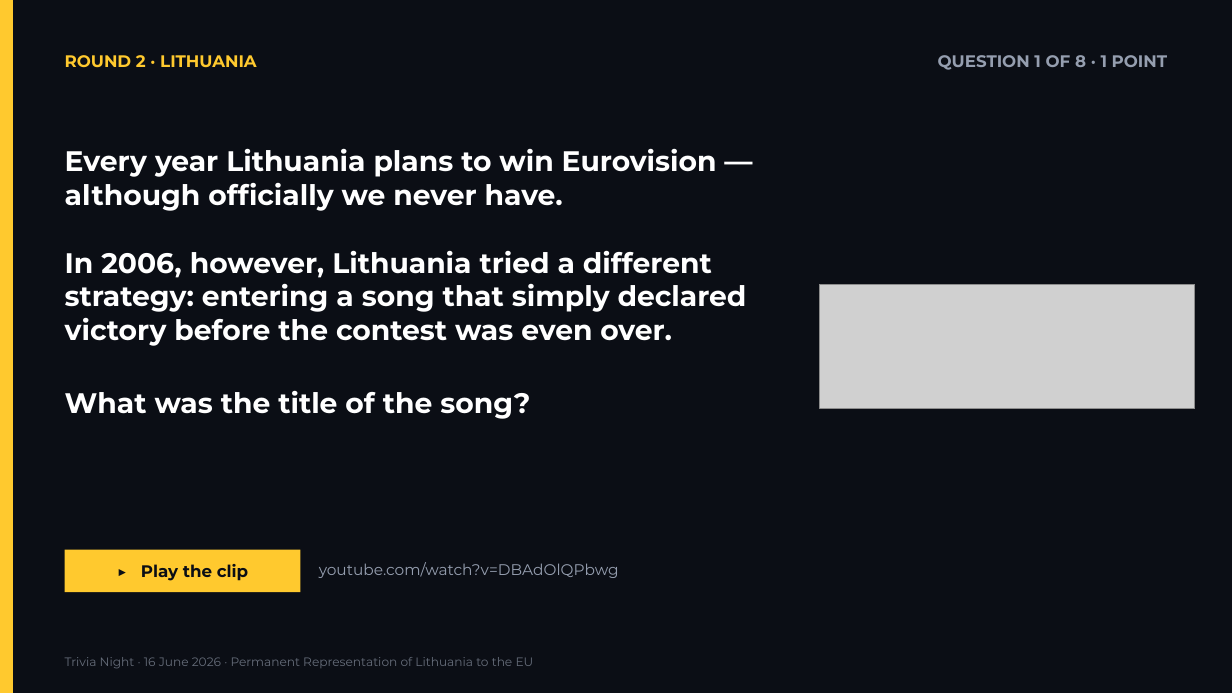
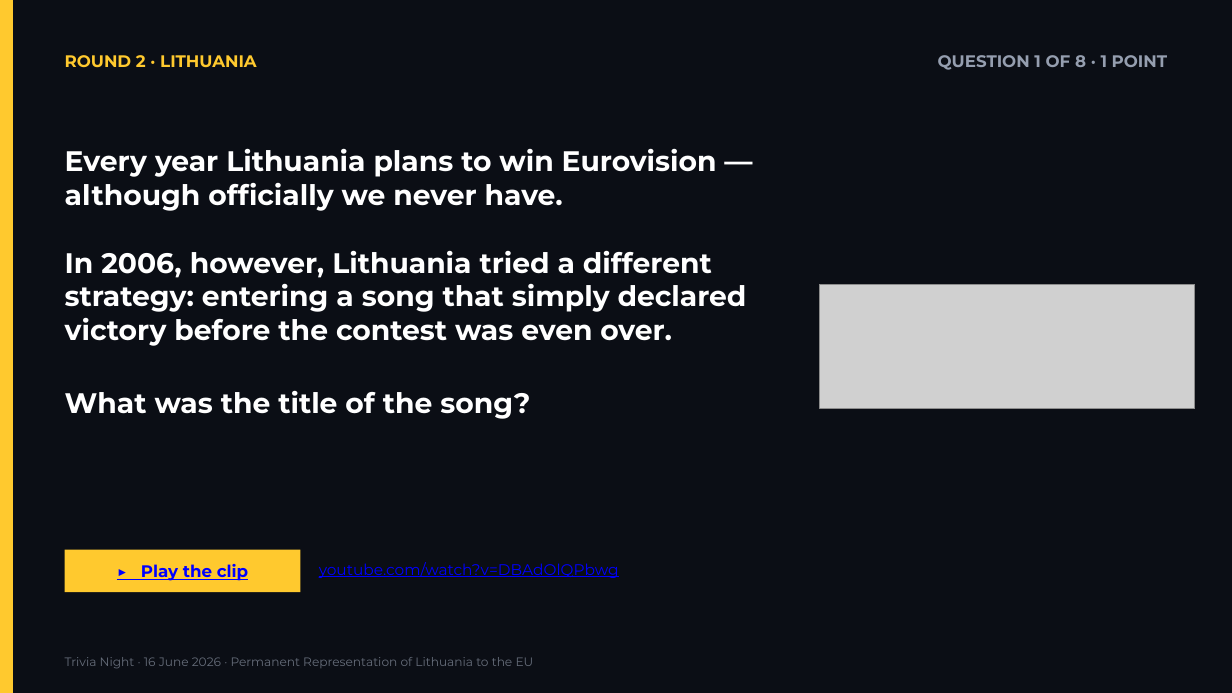
Before and after one commit to splice11/protmusis, a slide deck: slide 17 of Trivia_Night_2026-06-16.pptx. Drawn at 1232x693 pixels with LibreOffice and Linux fonts; fonts in the diff are those of the drawing; grey boxes stand for pictures. Boxes give left, top, right and bottom in pixels: in the first picture for what was removed or moved away, otherwise in the second. Text is boxed around its words. In the diff, an @@ line names an element or a change of style, - is before the commit and + after.

```diff
--- a/Trivia_Night_2026-06-16.pptx
+++ b/Trivia_Night_2026-06-16.pptx
@@ rectangle "▶ Play the clip" at box(65, 550, 300, 592): text colour #0B0E15 to #0000FF, underline on @@
@@ text "youtube.com/watch?v=DBAdOlQPbwg" at box(319, 562, 619, 578): text colour #959EAF to #0000FF, underline on @@
```
Also in this commit, not shown: 2 other slides changed, 2 other files.
